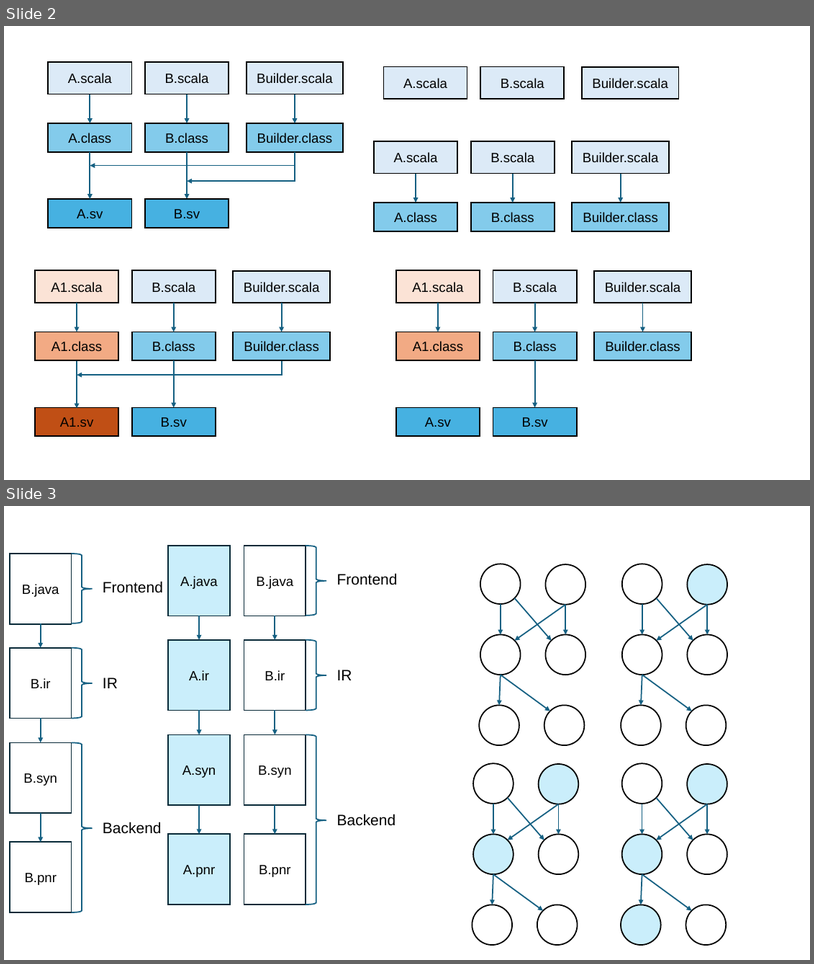
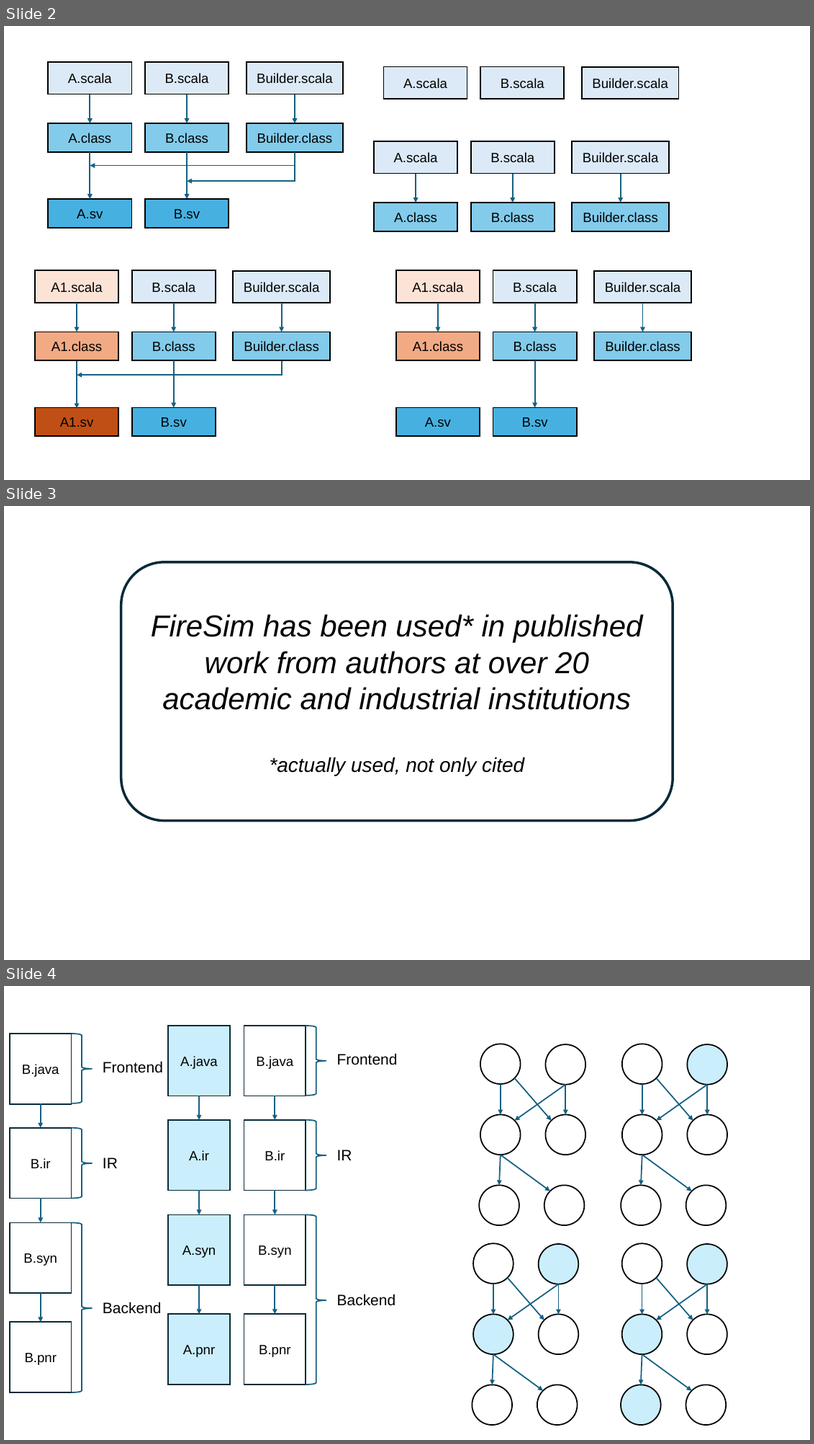
Before and after one commit to vighneshiyer/publications, a slide deck: figs/latte24/figs.pptx. Shown one above the other, each under a label of ours: slides 2 and 3 before the commit, slides 2, 3 and 4 after it. The pictures are 814x964 and 814x1444 pixels, drawn with LibreOffice and Linux fonts; fonts in the diff are those of the drawing. Boxes give left, top, right and bottom in pixels: in the first picture for what was removed or moved away, otherwise in the second. Text is boxed around its words. In the diff, an @@ line names an element or a change of style, - is before the commit and + after.

```diff
--- a/figs/latte24/figs.pptx
+++ b/figs/latte24/figs.pptx
@@ slide 3 added at [4,506,810,960], background #FFFFFF @@
@@ rounded rectangle added at [121,562,673,821], fill #FFFFFF, outline #092A39 3 pt, 36 pt, text #000000, italic @@
+FireSim has been used* in published work from authors at over 20 academic and industrial institutions
+*actually used, not only cited
@@ what was slide 3 is now slide 4 @@
```
Also in this commit, not shown: 3 other files.
